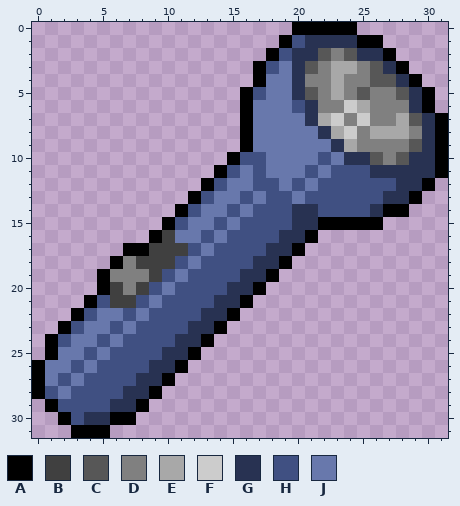
Pixel-art sprite, stored at items/tools/orangeflashlightlarge.png. This is how it looked before the edit.
The file is 32x32 pixels.
Palette (. is transparent): A #000000  B #404040  C #575757  D #808080  E #a8a8a8  F #cccccc  G #283252  H #405082  J #6878ac
Pixels before, first column x 0:
 0 ....................AAAAA.......
 1 ...................AHGGGGAA.....
 2 ..................AHGGCDCGGA....
 3 .................AHJGCDEEDCGA...
 4 .................AJJGDDEDDCCGA..
 5 ................AHJJGCDEDCDDCGA.
 6 ................AJJJHGDDFEDDDGA.
 7 ................AJJJJGEFDFDDECGA
 8 ................AJJJJJGEFDEEEDGA
 9 ................AJJJJJJGEDDDDCGA
10 ...............AHHJJJJHJGGCDCGGA
11 ..............AHJHJJJHJHHHGGGGGA
12 .............AHJJHHJHJHHHHHHGGA.
13 ............AHJJHJHHJHHHHHHGGA..
14 ...........AHJJHJHHHGGHHHHGAA...
15 ..........AHJJHJHHHHGGAAAAA.....
16 .........ABJJHJHHHHGGA..........
17 .......AABBBHJHHHHGGA...........
18 ......ADBBBHJHHHHGGA............
19 .....ADDDBHJHHHHGGA.............
20 .....ABDBHJHHHHGGA..............
21 ....AHBBHJHHHHGGA...............
22 ...AHJJHJHHHHGGA................
23 ..AHJJHJHHHHGGA.................
24 .AHJJHJHHHHGGA..................
25 .AJJHJHHHHGGA...................
26 AJJHJHHHHGGA....................
27 AJHJHHHHGGA.....................
28 AHJHHHHGGA......................
29 .AHHHHGGA.......................
30 ..AHGGAA........................
31 ...AAA..........................
Once edited:
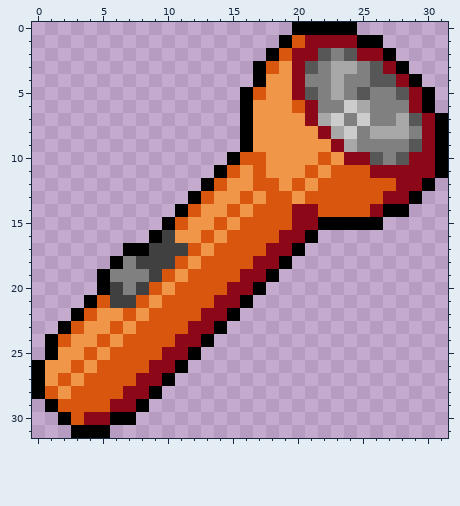
Difference:
colour G: #283252 -> #8c0717
colour H: #405082 -> #d9560f
colour J: #6878ac -> #f09648
